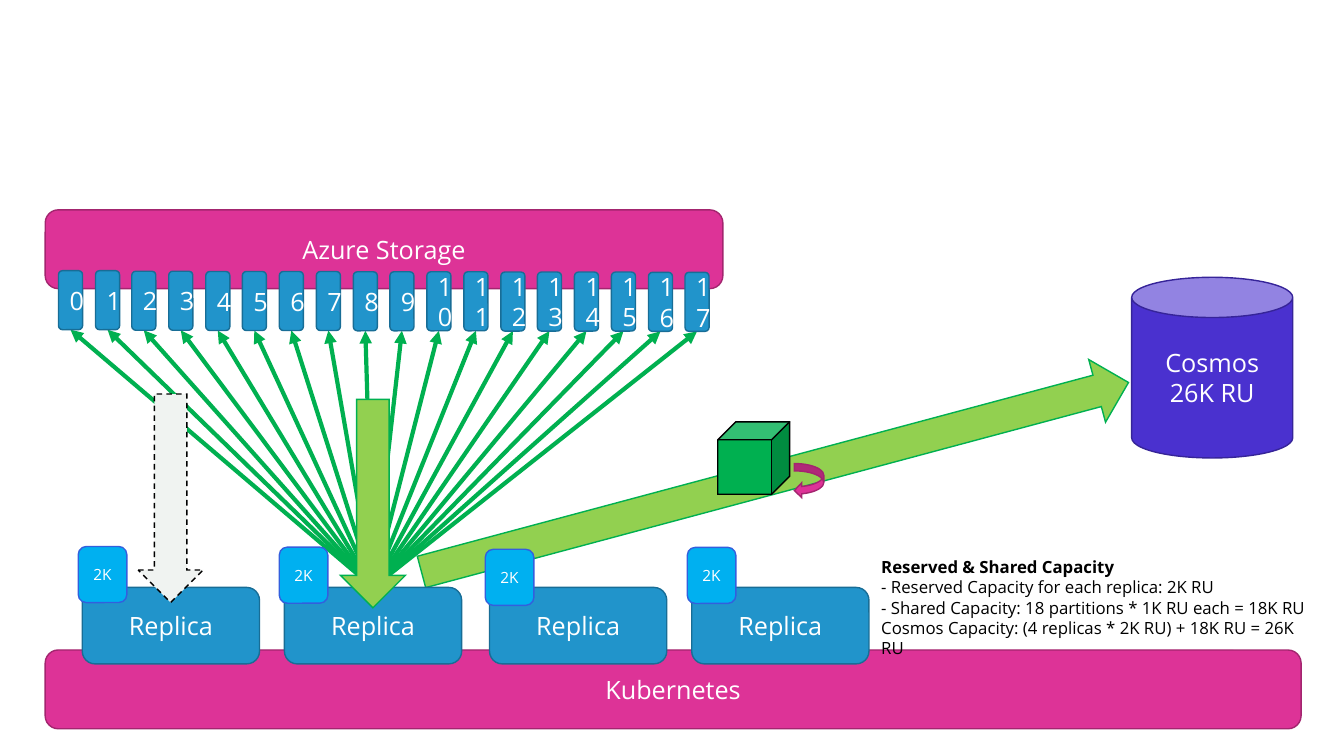
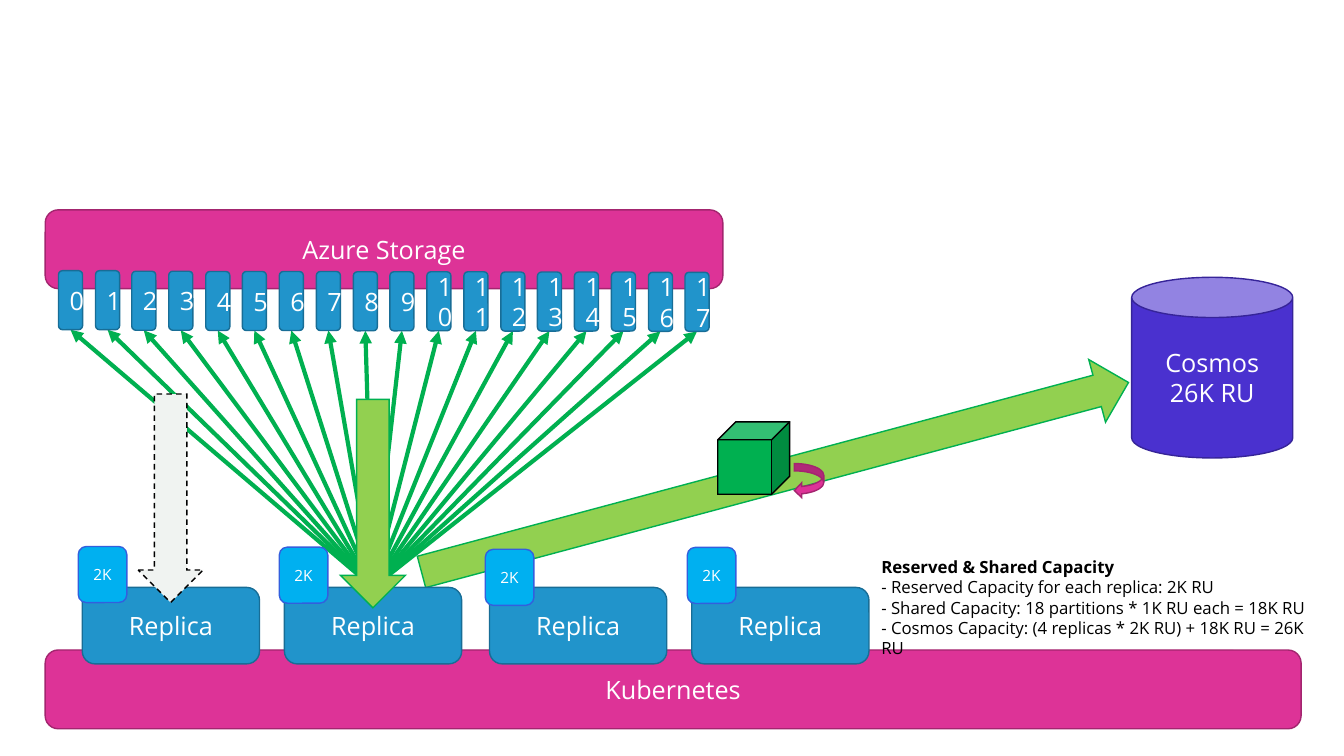
Before and after one commit to mspnp/go-batcher, a slide deck: slide 3 of docs/images/diagrams.pptx. Drawn at 1344x756 pixels with LibreOffice and Linux fonts; fonts in the diff are those of the drawing. Boxes give left, top, right and bottom in pixels: in the first picture for what was removed or moved away, otherwise in the second. Text is boxed around its words. In the diff, an @@ line names an element or a change of style, - is before the commit and + after.

```diff
--- a/docs/images/diagrams.pptx
+++ b/docs/images/diagrams.pptx
@@ text at [881,621,1303,654]: text changed @@
-Cosmos Capacity: (4 replicas * 2K RU) + 18K RU = 26K RU
+- Cosmos Capacity: (4 replicas * 2K RU) + 18K RU = 26K RU
```
Also in this commit, not shown: 2 other slides changed, 1 other file.
